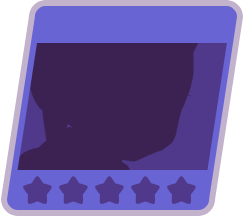
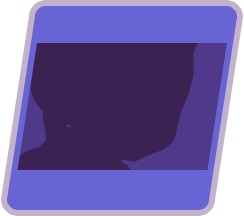
Two versions of the same layered image (244px x 216px). Layer-by-layer changes:
removed layer "形状 1 拷贝 2" over [left=23, top=176, right=196, bottom=204]
